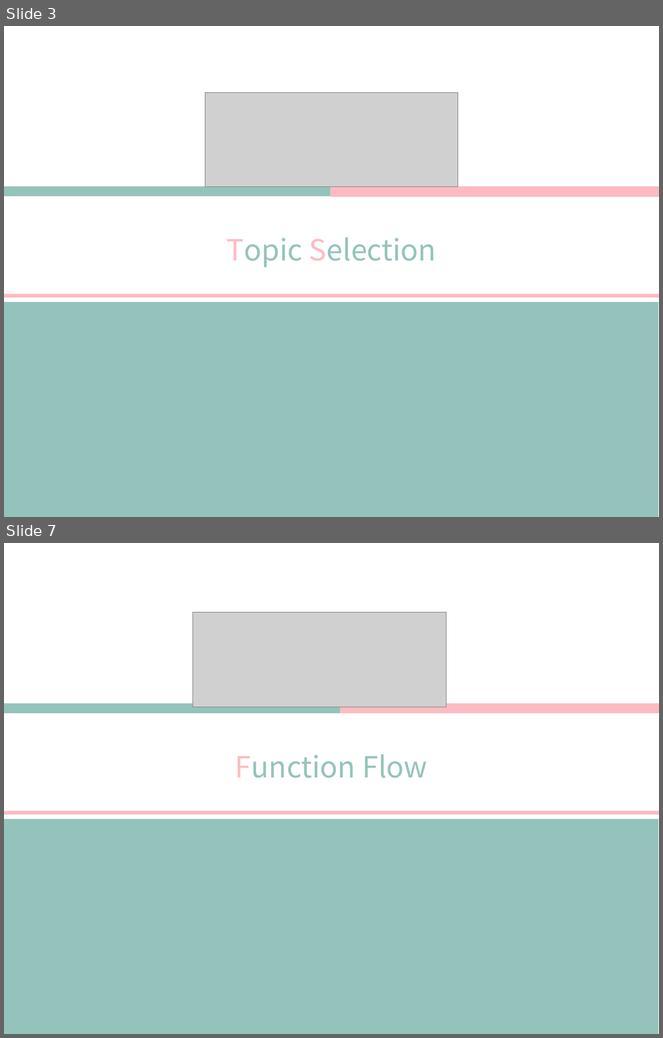
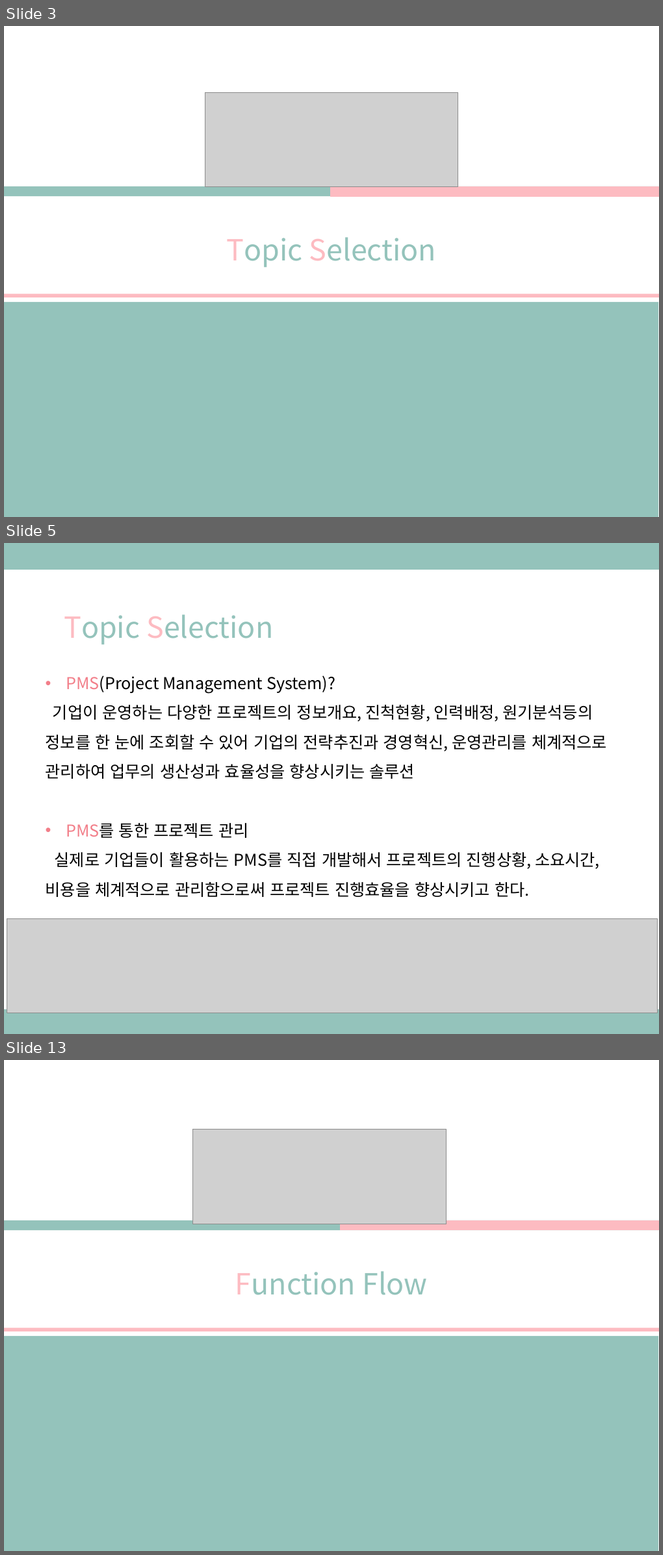
Before and after one commit to ezenteam03/project06, a slide deck: WebContent/HANA/PPT/0508 합본.pptx. Shown one above the other, each under a label of ours: slides 3 and 7 before the commit, slides 3, 5 and 13 after it; the slides between them are not shown. The pictures are 663x1038 and 663x1555 pixels, drawn with LibreOffice and Linux fonts; fonts in the diff are those of the drawing; grey boxes stand for pictures. Boxes give left, top, right and bottom in pixels: in the first picture for what was removed or moved away, otherwise in the second. Text is boxed around its words. In the diff, an @@ line names an element or a change of style, - is before the commit and + after.

```diff
--- a/WebContent/HANA/PPT/0508 합본.pptx
+++ b/WebContent/HANA/PPT/0508 합본.pptx
@@ slide 5 added at [4, 543, 659, 1034], background #FFFFFF @@
@@ rectangle added at [4, 543, 659, 570], fill #94C3BB @@
@@ text added at [64, 615, 273, 644], 32 pt, text #94C3BB @@
+Topic Selection
@@ text added at [46, 676, 607, 897], 18 pt, text #000000 @@
+• PMS(Project Management System)?
+기업이 운영하는 다양한 프로젝트의 정보개요, 진척현황, 인력배정, 원기분석등의 정보를 한 눈에 조회할 수 있어 기업의 전략추진과 경영혁신, 운영관리를 체계적으로 관리하여 업무의 생산성과 효율성을 향상시키는 솔루션
+• PMS를 통한 프로젝트 관리
+실제로 기업들이 활용하는 PMS를 직접 개발해서 프로젝트의 진행상황, 소요시간, 비용을 체계적으로 관리함으로써 프로젝트 진행효율을 향상시키고 한다.
@@ picture added at [7, 919, 658, 1014] @@
@@ rectangle added at [4, 1010, 659, 1034], fill #94C3BB @@
@@ what was slide 7 is now slide 13 @@
```
Also in this commit, not shown: 19 slides changed, 63 other slides added.
